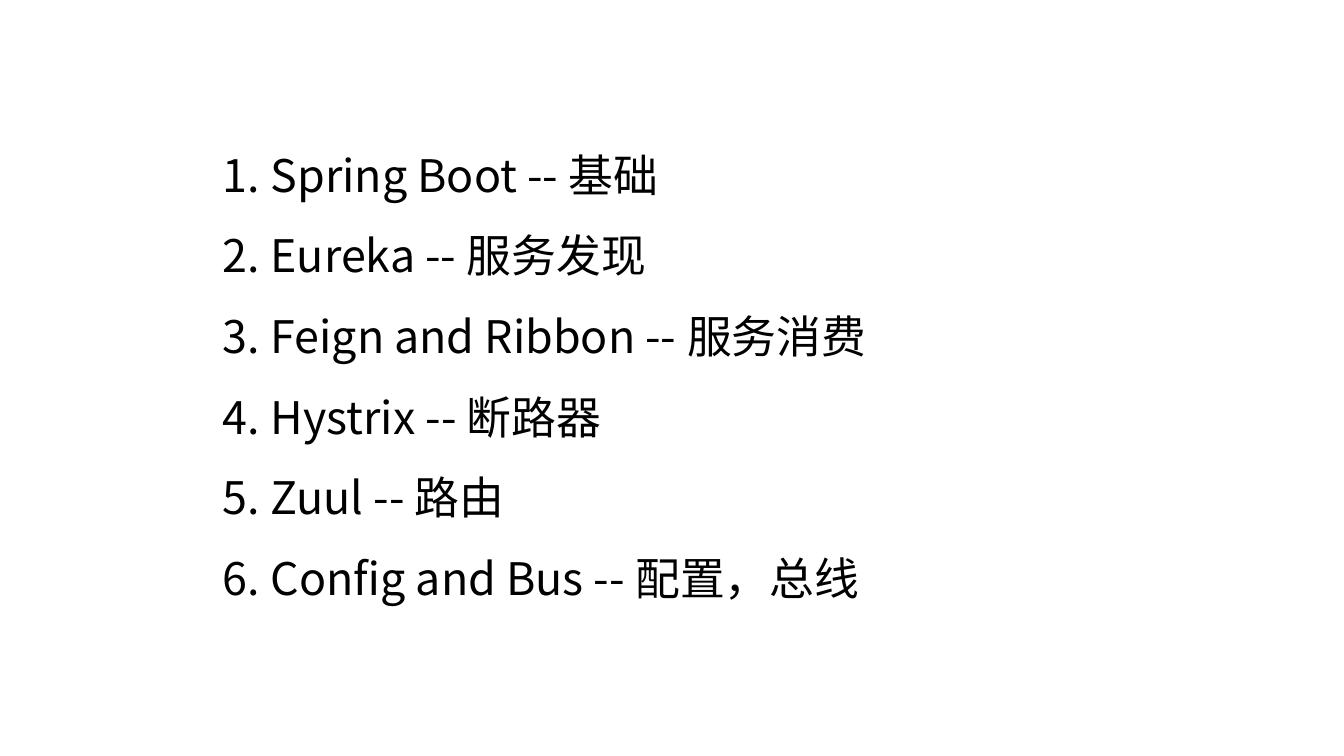
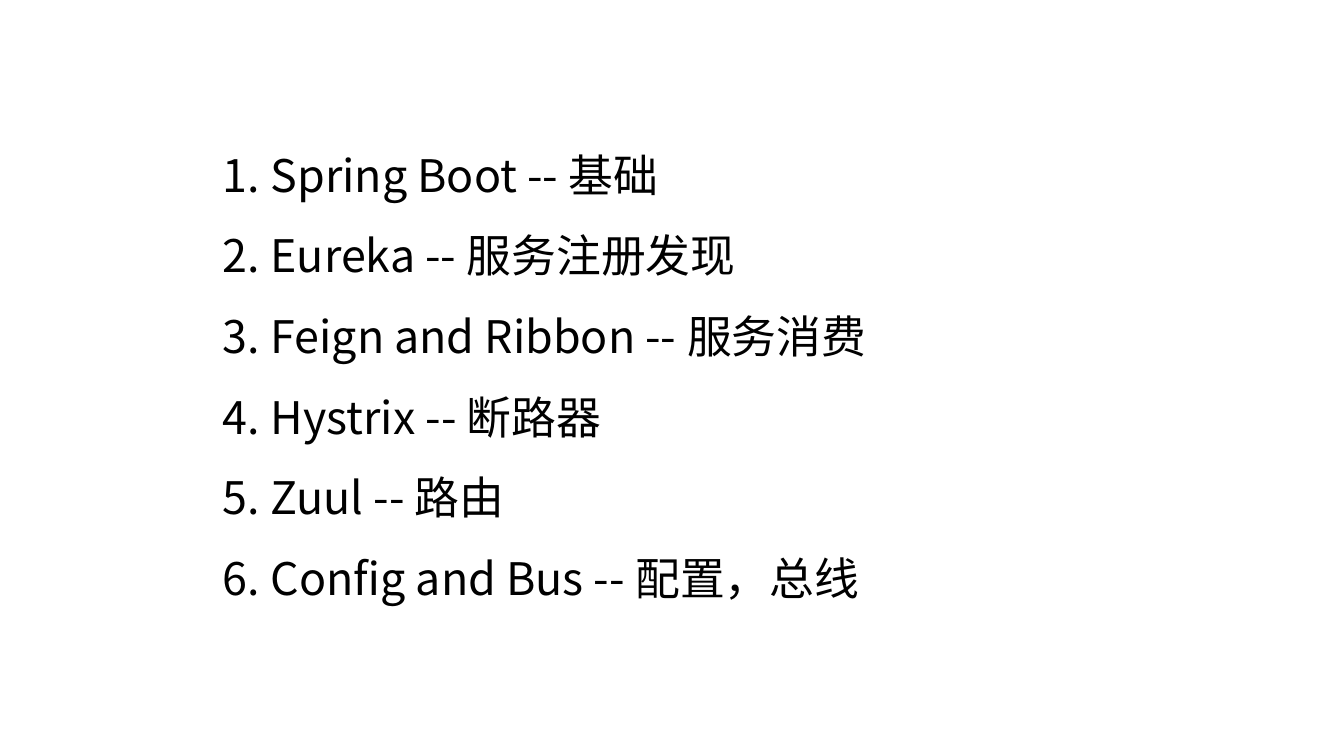
Before and after one commit to pd269hao/demo, a slide deck: slide 3 of doc/技术分享-SpringCloud-20190708.pptx. Drawn at 1344x756 pixels with LibreOffice and Linux fonts; fonts in the diff are those of the drawing; background and template pictures are left out. Boxes give left, top, right and bottom in pixels: in the first picture for what was removed or moved away, otherwise in the second. Text is boxed around its words. In the diff, an @@ line names an element or a change of style, - is before the commit and + after.

```diff
--- a/doc/技术分享-SpringCloud-20190708.pptx
+++ b/doc/技术分享-SpringCloud-20190708.pptx
@@ text at box(271, 234, 736, 276): text changed @@
-2. Eureka -- 服务发现
+2. Eureka -- 服务注册发现
```
Also in this commit, not shown: 2 other slides changed, 9 slides added, 9 slides removed, 12 other files.
